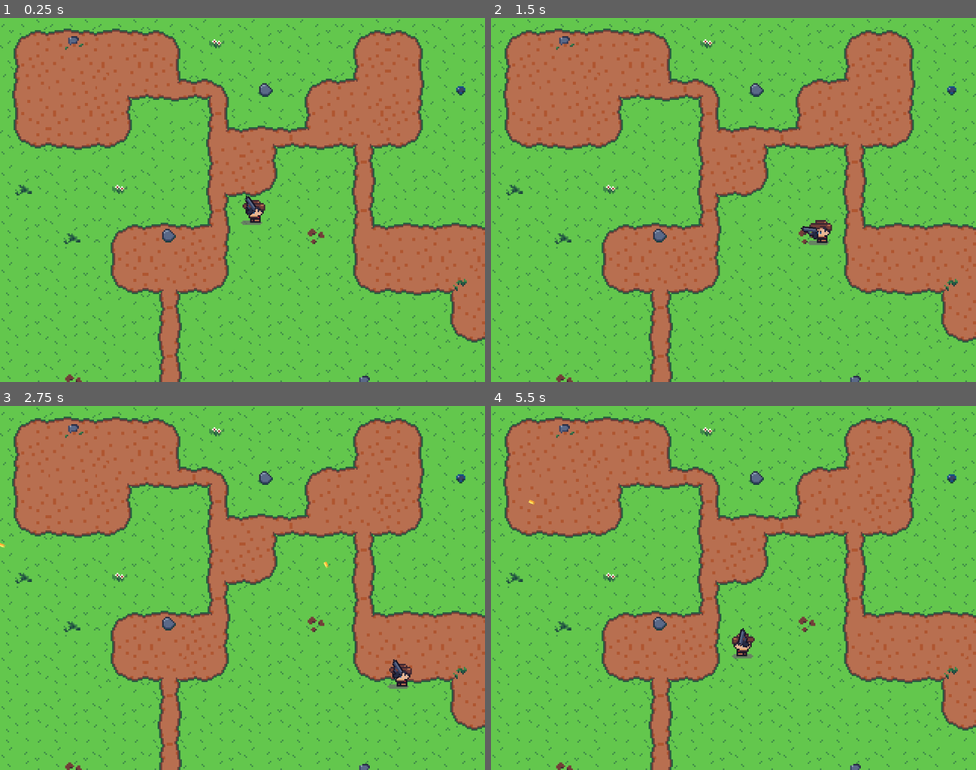
Above: before the commit, frames 1-4 (two rows, left to right).
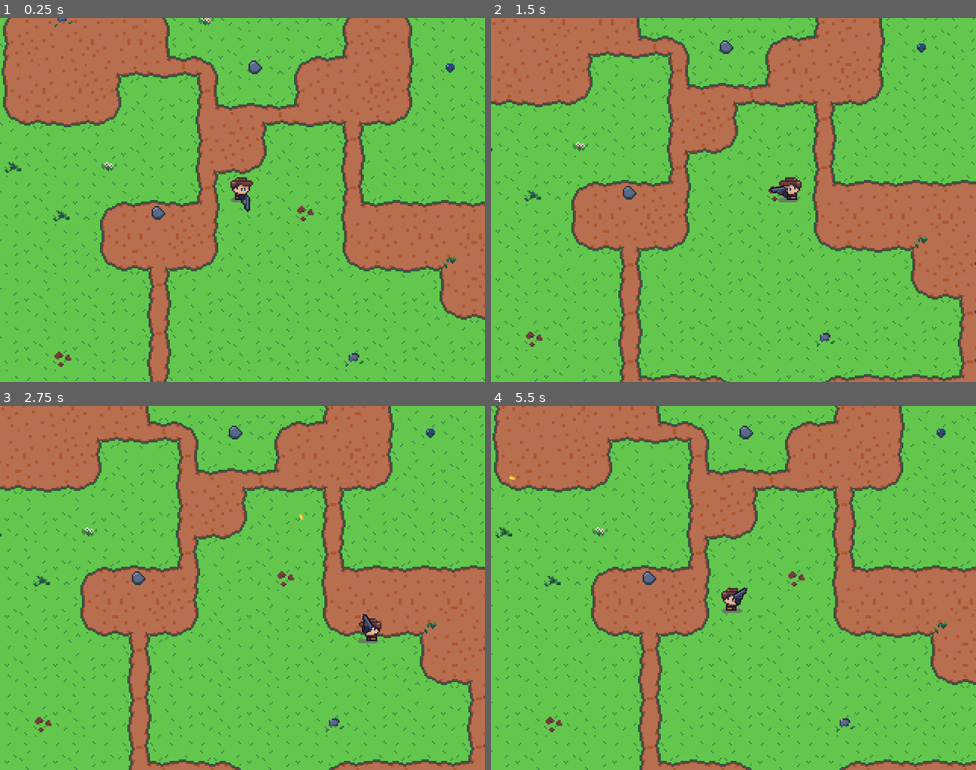
Above: after the commit, the same moments.

Repository: alstonStone/Godot_401
Game: Godot game, scene res://scenes/world/world.tscn
Two runs of this game, one before a commit and one after it. Both use one fixed random seed, a clock stepped at 60 frames per second and the inputs below.
Inputs (mouse positions are in pixels of both pictures, inside the frame that each line leads up to):
- Up to frame 1 (0.25 s): no input
- Up to frame 2 (1.5 s): tap Enter at 0.5 s; move the mouse to (840, 181) at 0.52 s; hold D (move_right) 0.53-1.28 s; move the mouse to (636, 218) at 1.27 s; hold S (move_down) from 1.28 s (still down)
- Up to frame 3 (2.75 s): move the mouse to (291, 507) at 2.02 s; release S (move_down) at 2.03 s; hold D (move_right) from 2.03 s (still down)
- Up to frame 4 (5.5 s): move the mouse to (709, 660) at 2.77 s; release D (move_right) at 2.78 s; hold W (move_up) 2.78-3.53 s; move the mouse to (879, 642) at 3.52 s; hold A (move_left) 3.53-5.03 s; move the mouse to (588, 533) at 4.27 s; move the mouse to (757, 588) at 5.02 s; hold S (move_down) from 5.03 s (still down)

The runs differ from the first frame. In frame 1, 32% of the frame differs, in the area x 0-100%, y 0-100%; in frame 2, 43%; in frame 3, 45%; in frame 4, 41%.

Commit message:
EP 2/8 - Complete

Diff:
--- a/swarmed/scenes/player/player.tscn
+++ b/swarmed/scenes/player/player.tscn
@@ -119,4 +119,10 @@
 [node name="AttackTimer" type="Timer" parent="." unique_id=1633659319]
 autostart = true
 
+[node name="Camera2D" type="Camera2D" parent="." unique_id=98600170]
+limit_left = 0
+limit_top = 0
+limit_right = 340
+limit_bottom = 270
+
 [connection signal="timeout" from="AttackTimer" to="." method="shoot"]
--- a/swarmed/scenes/weapon/weapon.tscn
+++ b/swarmed/scenes/weapon/weapon.tscn
@@ -74,6 +74,7 @@
 script = ExtResource("2_iyg5g")
 
 [node name="MuzzleFlashSprite" type="Sprite2D" parent="." unique_id=771991814]
+position = Vector2(1, 0)
 texture = ExtResource("3_iyg5g")
 centered = false
 offset = Vector2(9, -12)
--- a/swarmed/scenes/world/world.tscn
+++ b/swarmed/scenes/world/world.tscn
@@ -3,6 +3,12 @@
 [ext_resource type="Script" uid="uid://dqhlkss18rwai" path="res://scenes/world/world.gd" id="1_1fp7r"]
 [ext_resource type="Texture2D" uid="uid://r8c1mr31dunb" path="res://assets/textures/backgrounds/map-background.png" id="1_dphjl"]
 [ext_resource type="PackedScene" uid="uid://c6wadhpdu25p3" path="res://scenes/player/player.tscn" id="2_sl2e5"]
+
+[sub_resource type="RectangleShape2D" id="RectangleShape2D_neqkb"]
+size = Vector2(20, 270)
+
+[sub_resource type="RectangleShape2D" id="RectangleShape2D_7pehq"]
+size = Vector2(380, 20)
 
 [node name="World" type="Node2D" unique_id=826623239]
 script = ExtResource("1_1fp7r")
@@ -14,4 +20,42 @@
 [node name="Player" parent="." unique_id=361226972 instance=ExtResource("2_sl2e5")]
 position = Vector2(167, 135)
 
+[node name="WorldBoundaries" type="Node2D" parent="." unique_id=1898400749]
+metadata/_edit_lock_ = true
+
+[node name="LeftBoundary" type="StaticBody2D" parent="WorldBoundaries" unique_id=523089359]
+collision_mask = 0
+metadata/_edit_lock_ = true
+
+[node name="CollisionShape2D" type="CollisionShape2D" parent="WorldBoundaries/LeftBoundary" unique_id=1269249941]
+position = Vector2(-10, 135)
+shape = SubResource("RectangleShape2D_neqkb")
+
+[node name="RightBoundary" type="StaticBody2D" parent="WorldBoundaries" unique_id=2055603890]
+position = Vector2(360, 0)
+collision_mask = 0
+metadata/_edit_lock_ = true
+
+[node name="CollisionShape2D" type="CollisionShape2D" parent="WorldBoundaries/RightBoundary" unique_id=1991160393]
+position = Vector2(-10, 135)
+shape = SubResource("RectangleShape2D_neqkb")
+
+[node name="TopBoundary" type="StaticBody2D" parent="WorldBoundaries" unique_id=1146555789]
+position = Vector2(0, 5)
+collision_mask = 0
+metadata/_edit_lock_ = true
+
+[node name="CollisionShape2D" type="CollisionShape2D" parent="WorldBoundaries/TopBoundary" unique_id=1129369658]
+position = Vector2(170, -10)
+shape = SubResource("RectangleShape2D_7pehq")
+
+[node name="BottomBoundary" type="StaticBody2D" parent="WorldBoundaries" unique_id=1586092357]
+position = Vector2(0, 290)
+collision_mask = 0
+metadata/_edit_lock_ = true
+
+[node name="CollisionShape2D" type="CollisionShape2D" parent="WorldBoundaries/BottomBoundary" unique_id=1746571031]
+position = Vector2(170, -10)
+shape = SubResource("RectangleShape2D_7pehq")
+
 [connection signal="shot_fired" from="Player" to="." method="_on_player_shot_fired"]
